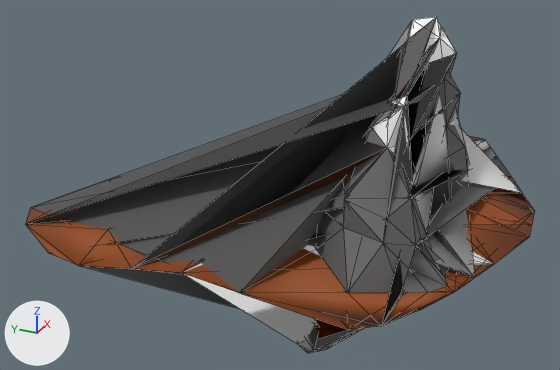
What one commit did to the OBJ model assets/islands/island_main.obj.
Rendered twice from a camera (50 mm lens) standing at (-94.9, -37.2, 45.4) and looking at (-3.5, 3.9, -0.3). Arrows for +X, +Y and +Z are at lower left; the lights stay in place. Mesh edges are drawn as thin lines. Where no turn or scale is listed for an object, it has been applied to the vertices.

Before the edit, the objects in view are built like this:
```python
mat_dirt_upper = principled_material('Dirt_Upper')
mat_dirt_upper.base_color = (0.293, 0.0658, 0.00642)  # brown #934913
mat_dirt_upper.roughness = 0.693
mat_snow = principled_material('Snow')
mat_snow.base_color = (1.0, 1.0, 1.0)  # white #ffffff
mat_snow.roughness = 0.693
mat_snow.emission_color = (0.1, 0.1, 0.1)  # dark grey #595959
mat_snow.emission_strength = 1.0
me_icosphere = bpy.data.meshes.new('Icosphere')
me_icosphere.from_pydata(...)  # 192 vertices, 710 faces; spans x -33.7..25.6, y -30.7..37.2, z -27.6..23.5
# faces by material slot: [144, 62, 342, 162]
me_icosphere.materials.append(mat_dirt_upper)  # brown #934913
me_icosphere.materials.append(mat_snow)  # white #ffffff
me_icosphere.materials.append(mat_rock_lower)  # dark grey #616161
me_icosphere.materials.append(mat_rock_upper)  # white #e7e7e7
ob_icosphere = bpy.data.objects.new('Icosphere', me_icosphere)
ob_icosphere.location = (0.0, 0.0, 0.0)
```
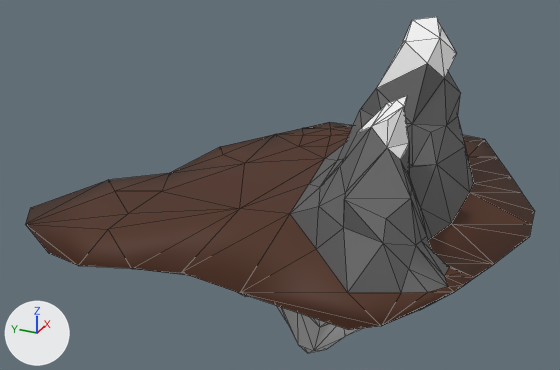
Pixel boxes (x1, y1, x2, y2) of what changed, in the pictures (560 x 370 px):
'Icosphere', recoloured, surface changed, reshaped
    both: (26, 17, 534, 353)
part 1 of me_icosphere, cut back
    before: (28, 18, 527, 351)
part 2 of me_icosphere, recoloured
    before: (309, 325, 318, 350)
    after: (301, 314, 320, 350)

What changed in the scene script:
```text
Change mat_dirt_upper:
    mat_dirt_upper.base_color: (0.293, 0.0658, 0.00642) -> (0.0723, 0.0212, 0.00651)  # brown #934913 -> brown #4c2813
Change mat_snow:
    remove mat_snow.emission_color = (0.1, 0.1, 0.1)  # dark grey #595959
    remove mat_snow.emission_strength = 1.0
Change me_icosphere:
    used by ob_icosphere; location = (0.0, 0.0, 0.0)
    remove me_icosphere.from_pydata(...)  # 192 vertices, 710 faces; spans x -33.7..25.6, y -30.7..37.2, z -27.6..23.5
    add me_icosphere.from_pydata(...)  # 192 vertices, 379 faces; spans x -33.7..25.6, y -30.7..37.2, z -27.6..23.5
    me_icosphere part 1
    1 vertex is removed from x -10.9, y 11.8, z -10.1
    337 faces are deleted
    1 vertex moves from x -0.1, y 17.4, z -5.9 to x -0.1, y 17.4, z -9.5
    1 vertex is added at (-10.9, 11.8, -12.9)
    6 new faces join them, mat_rock_upper (white #e7e7e7)
    me_icosphere part 2: 2 faces spanning x -11.7..9.9, y -5.7..14.1, z -24.6..-14.0 switch from mat_rock_lower (dark grey #616161) to mat_rock_upper (white #e7e7e7)
```
